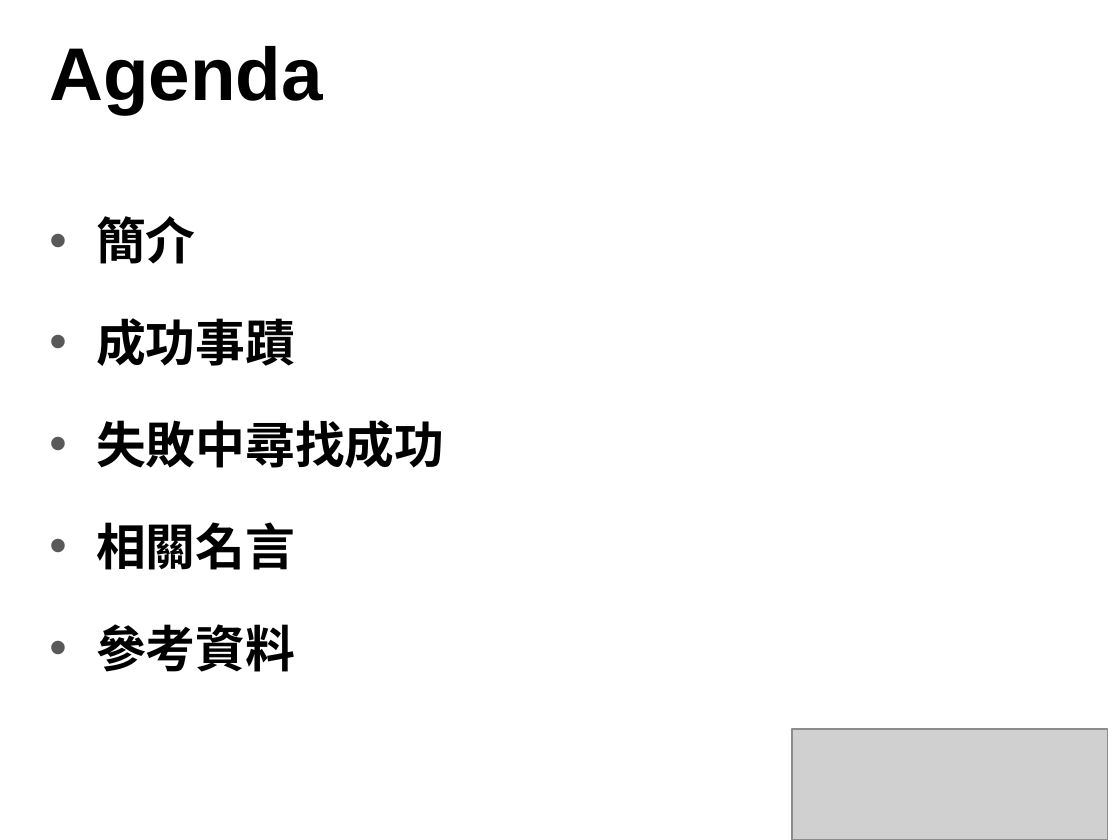
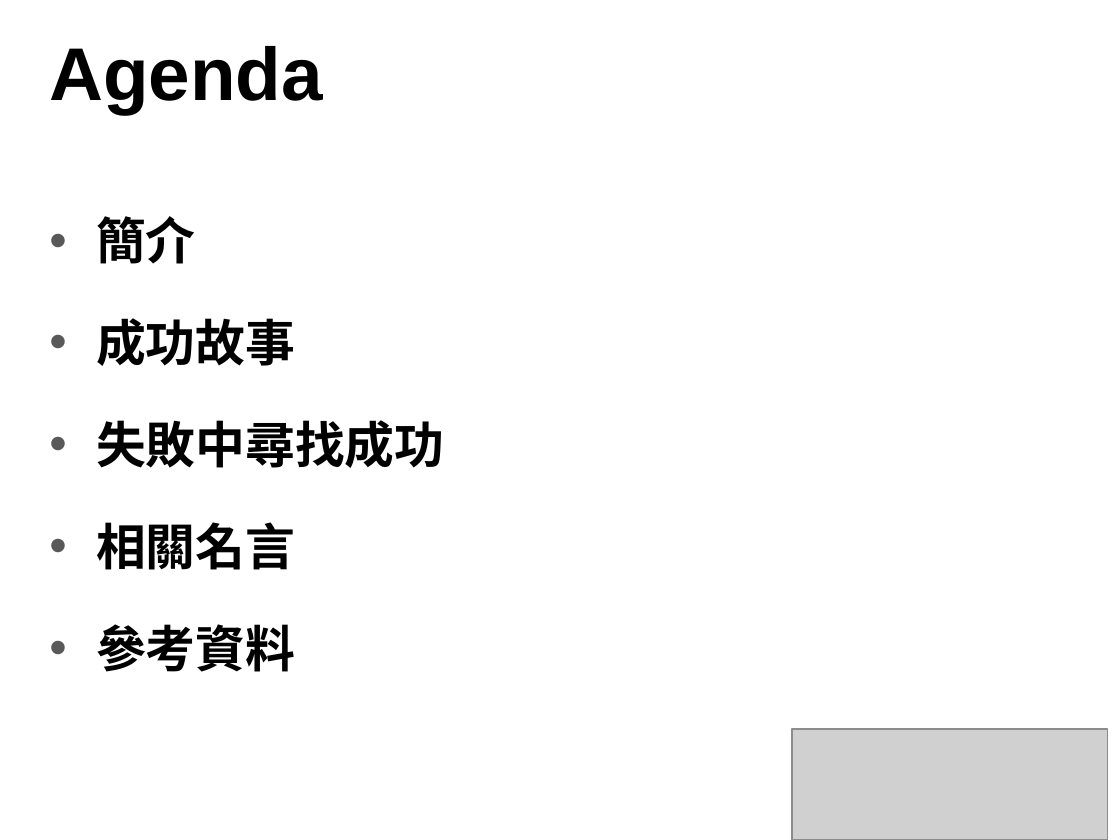
Before and after one commit to alex19891118/NTUB105, a slide deck: slide 2 of Amazon/Jeff Bezos .pptx. Drawn at 1120x840 pixels with LibreOffice and Linux fonts; fonts in the diff are those of the drawing; grey boxes stand for pictures. Boxes give left, top, right and bottom in pixels: in the first picture for what was removed or moved away, otherwise in the second. Text is boxed around its words. In the diff, an @@ line names an element or a change of style, - is before the commit and + after.

```diff
--- a/Amazon/Jeff Bezos .pptx
+++ b/Amazon/Jeff Bezos .pptx
@@ text at [96, 318, 295, 366]: text changed @@
-• 成功事蹟
+• 成功故事
```
Also in this commit, not shown: 4 other slides changed.
